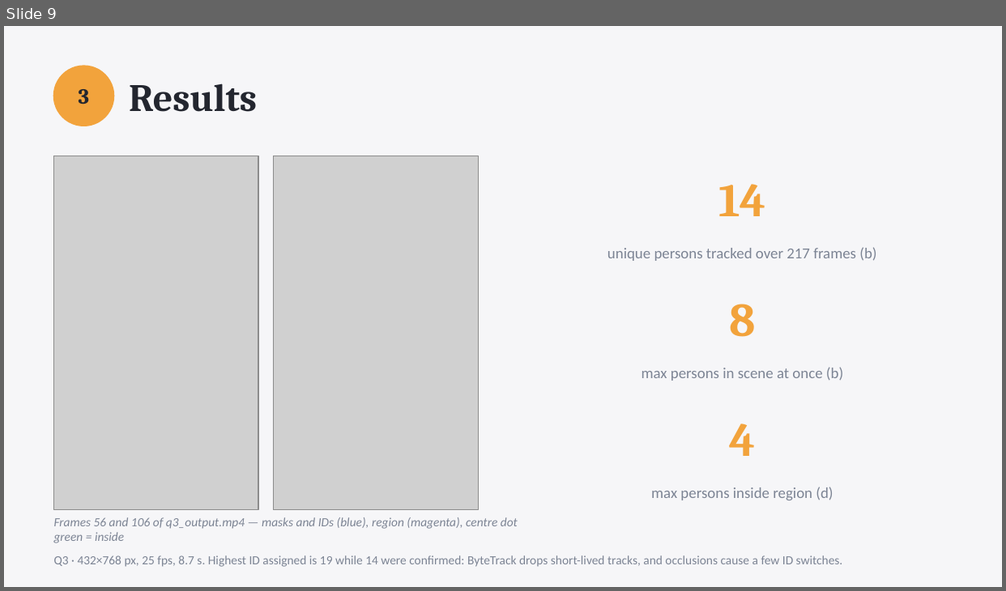
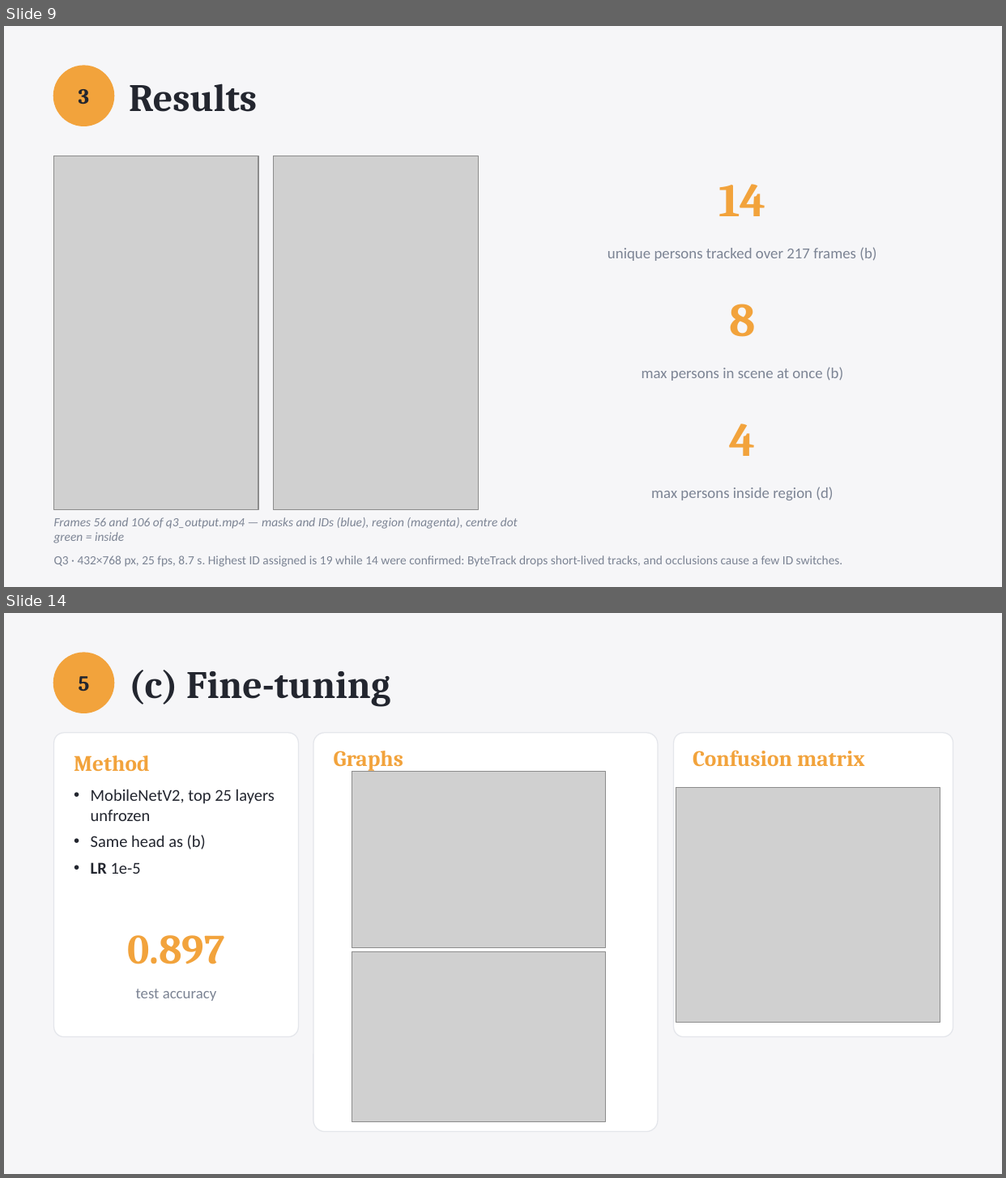
Before and after one commit to AreGundersen/MAS512, a slide deck: Assignment 1/MAS512_assignment1_gr5.pptx. Shown one above the other, each under a label of ours: slide 9 before the commit, slides 9 and 14 after it; the slides between them are not shown. The pictures are 1006x591 and 1006x1178 pixels, drawn with LibreOffice and Linux fonts; fonts in the diff are those of the drawing; grey boxes stand for pictures. Boxes give left, top, right and bottom in pixels: in the first picture for what was removed or moved away, otherwise in the second. Text is boxed around its words. In the diff, an @@ line names an element or a change of style, - is before the commit and + after.

```diff
--- a/Assignment 1/MAS512_assignment1_gr5.pptx
+++ b/Assignment 1/MAS512_assignment1_gr5.pptx
@@ slide 14 added at (4,613,1002,1174), background #F6F6F8 @@
@@ ellipse added at (54,653,114,713), fill #F2A33C, outline #F2A33C 1 pt @@
@@ text added at (79,676,90,691), 15.6 pt, text #23262F, bold @@
+5
@@ text added at (129,670,390,706), 28 pt, text #23262F, bold @@
+(c) Fine-tuning
@@ rounded rectangle added at (54,733,298,1037), fill #FFFFFF, outline #E4E6EB 0.75 pt @@
@@ rounded rectangle added at (313,733,658,1132), fill #FFFFFF, outline #E4E6EB 0.75 pt @@
@@ rounded rectangle added at (674,733,953,1037), fill #FFFFFF, outline #E4E6EB 0.75 pt @@
@@ text added at (74,756,149,771), 16 pt, text #F2A33C, bold @@
+Method
@@ text added at (334,751,403,772), 16 pt, text #F2A33C, bold @@
+Graphs
@@ text added at (692,750,865,767), 16 pt, text #F2A33C, bold @@
+Confusion matrix
@@ picture added at (352,771,606,948) @@
@@ text added at (91,789,275,874), 12 pt, text #23262F @@
+• MobileNetV2, top 25 layers unfrozen
+• Same head as (b)
+• LR 1e-5
@@ picture added at (676,788,940,1022) @@
@@ text added at (127,935,224,965), 30 pt, text #F2A33C, bold @@
+0.897
@@ picture added at (352,952,606,1123) @@
@@ text added at (136,989,217,1001), 11 pt, text #7C8494 @@
+test accuracy
```
Also in this commit, not shown: 3 slides changed, 6 other slides added, 2 slides removed, 29 other files.
